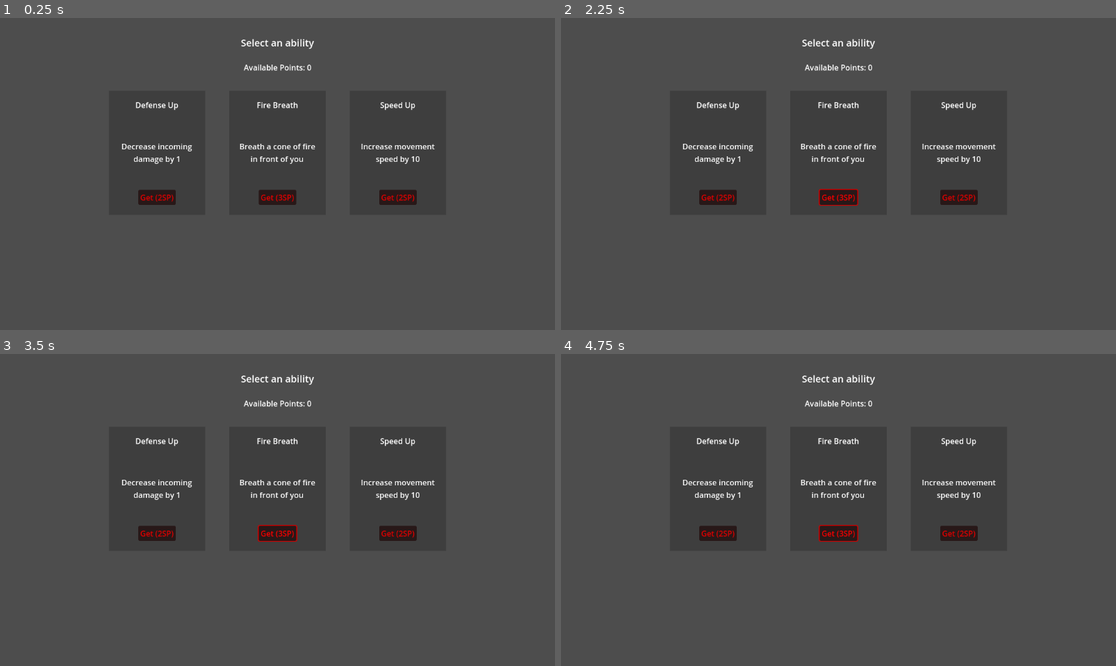
Above: before the commit, frames 1-4 (two rows, left to right).
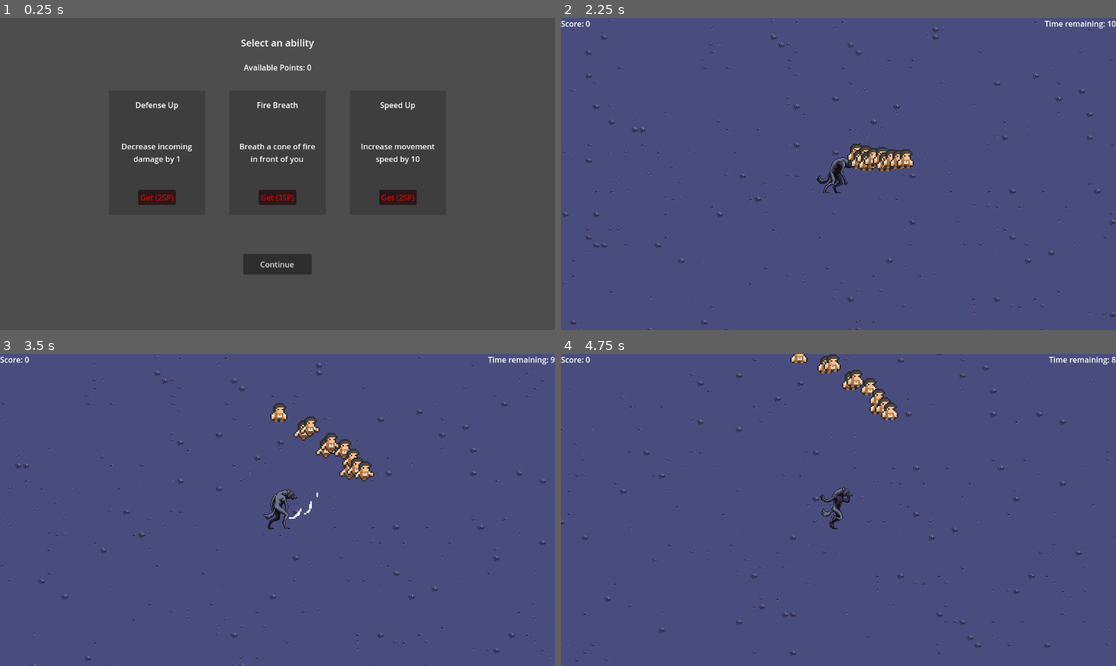
Above: after the commit, the same moments.

Repository: zhang-edward/folk-monster-game
Game: Godot game, scene res://scenes/PowerUpSelect.tscn
Two runs of this game, one before a commit and one after it. Both use one fixed random seed, a clock stepped at 60 frames per second and the inputs below. This scene is started directly instead of the project's main scene.
Inputs (mouse positions are in pixels of both pictures, inside the frame that each line leads up to):
- Up to frame 1 (0.25 s): no input
- Up to frame 2 (2.25 s): click "Get (2SP)" at 0.5 s; click "Get (3SP)" at 1.25 s; click (838, 264) at 2 s, where only the run after the commit has a clickable "Continue"
- Up to frame 3 (3.5 s): hold D (move_right) from 2.78 s (still down); tap Space (attack) at 2.85 s
- Up to frame 4 (4.75 s): release D (move_right) at 3.53 s; hold S (move_down) 3.53-4.28 s; tap Space (attack) at 3.6, 4.35 s; hold D (move_right) from 4.28 s (still down)

The runs differ from the first frame. In frame 1, 0.8% of the frame differs, in the area x 43-57%, y 75-83%; in frame 2, 99%; in frame 3, 99%; in frame 4, 100%, in the area x 0-100%, y 0-100%.

Commit message:
add continue button for when player doesn't have enough points for upgrades

Diff:
--- a/scenes/PowerUpSelect.tscn
+++ b/scenes/PowerUpSelect.tscn
@@ -218,6 +218,22 @@
 horizontal_alignment = 1
 autowrap_mode = 2
 
+[node name="ContinueButton" type="Button" parent="CanvasLayer/Control"]
+layout_mode = 1
+anchors_preset = 7
+anchor_left = 0.5
+anchor_top = 1.0
+anchor_right = 0.5
+anchor_bottom = 1.0
+offset_left = -71.0
+offset_top = -158.0
+offset_right = 71.0
+offset_bottom = -115.0
+grow_horizontal = 2
+grow_vertical = 0
+text = "Continue"
+
 [connection signal="pressed" from="CanvasLayer/Control/HBoxContainer/PowerUp/SelectButton" to="CanvasLayer/Control/HBoxContainer/PowerUp" method="select_powerup"]
 [connection signal="pressed" from="CanvasLayer/Control/HBoxContainer/PowerUp2/SelectButton" to="CanvasLayer/Control/HBoxContainer/PowerUp2" method="select_powerup"]
 [connection signal="pressed" from="CanvasLayer/Control/HBoxContainer/PowerUp3/SelectButton" to="CanvasLayer/Control/HBoxContainer/PowerUp3" method="select_powerup"]
+[connection signal="pressed" from="CanvasLayer/Control/ContinueButton" to="." method="on_continue"]
--- a/scripts/PlayerVariables.gd
+++ b/scripts/PlayerVariables.gd
@@ -13,3 +13,9 @@
 	PowerUpTypes.DefenseUp: 0,
 	PowerUpTypes.SpeedUp: 0
 }
+
+signal player_score_updated
+
+func update_player_score(new_player_score):
+	player_score = new_player_score
+	player_score_updated.emit()
--- a/scripts/PowerUpBox.gd
+++ b/scripts/PowerUpBox.gd
@@ -16,22 +16,34 @@
 	PlayerVariables.PowerUpTypes.Lunge,
 ]
 
+func _ready():
+	PlayerVariables.player_score_updated.connect(on_player_score_updated)
+
+func on_player_score_updated():
+	if power_up_cost > _player_variables.player_score:
+		select_button.modulate = Color(1, 0, 0)
+	else:
+		select_button.modulate = Color(1, 1, 1)
+
 func init_powerup(power_up) -> void:
 	self.power_up = power_up
 	powerup_name_label.text = power_up.name
 	powerup_description_label.text = power_up.description
 	var curr_powerup_level: int = _player_variables.player_powerup_levels[power_up.type]
 	power_up_cost = power_up.cost * pow(2, curr_powerup_level)
-	if power_up_cost <= _player_variables.player_score:
+	if power_up_cost > _player_variables.player_score:
 		select_button.modulate = Color(1, 0, 0)
 	else:
-		select_button.modulate = Color(1, 0, 0)
+		select_button.modulate = Color(1, 1, 1)
 	select_button.text = "Get (" + str(power_up_cost) + "SP)"
 
 func select_powerup():
 	if power_up_cost <= _player_variables.player_score:
-		_player_variables.score -= power_up_cost
-		power_up_select.on_select_powerup(power_up)
+		_player_variables.update_player_score(_player_variables.player_score - power_up_cost)
+		_player_variables.player_powerup_levels[power_up.type] += 1
+		powerup_name_label.hide()
+		powerup_description_label.text = "Sold out!"
+		select_button.hide()
 
 func is_ability_upgrade(powerup_name) -> void:
 	pass
--- a/scripts/PowerUpSelect.gd
+++ b/scripts/PowerUpSelect.gd
@@ -60,11 +60,10 @@
 		var power_up = random_powerups[i]
 		var power_up_box = power_up_boxes[i]
 		power_up_box.init_powerup(power_up)
+	PlayerVariables.player_score_updated.connect(on_score_updated)
 
-func on_select_powerup(power_up):
-	_player_variables.player_powerup_levels[power_up.type] += 1
+func on_score_updated():
+	score.text = "Available Points: " + str(_player_variables.player_score)
+
+func on_continue():
 	get_tree().change_scene_to_file("res://scenes/main.tscn")
-
-
-func _on_button_pressed():
-	pass # Replace with function body.
